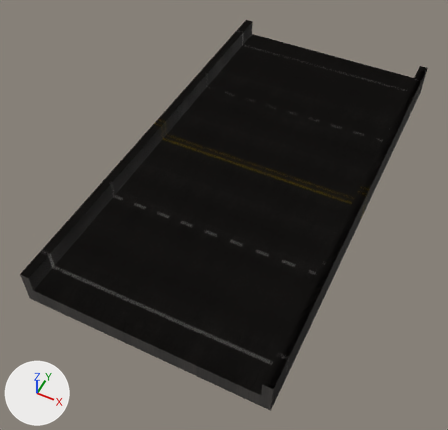
Before and after pictures for a commit that changed the FBX model Assets/Models/hwtrackbase.fbx.
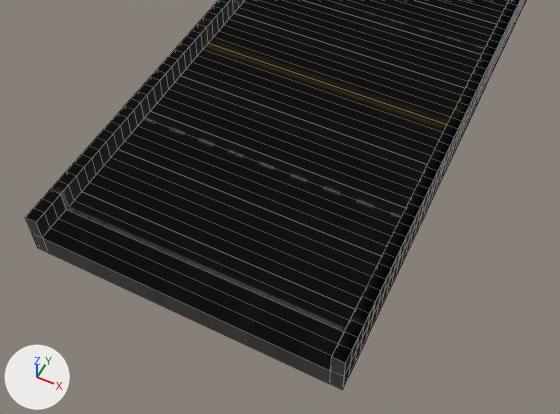
The first picture shows the older version from a camera (50 mm lens) standing at (1.98, -7.26, 4.94) and looking at (-0.14, -3.02, -0.36). The close-ups show both versions on the part from 0% to 99% of the width and 24% to 100% of the height of that picture; other places that the commit changed are outside them. Every picture has the same lights, and +X, +Y and +Z are marked at lower left. The close-ups show mesh edges as thin lines. Objects named as collision shapes, trigger or cutter boxes, shadow casters or lower levels of detail are left out.

Script lines for the objects in view, before the commit:
```python
me_cube_020 = bpy.data.meshes.new('Cube.020')
me_cube_020.from_pydata(...)  # 132 vertices, 130 faces; spans x -1.3..1.3, y -5.0..0.0, z -0.2..0.2
me_cube_020.materials.append(mat_road)  # picture img_fourlaneroadcracks01_1k_basecolor_png
me_cube_021 = bpy.data.meshes.new('Cube.021')
me_cube_021.from_pydata(...)  # 408 vertices, 400 faces; spans x -1.3..1.3, y -5.0..0.0, z -0.2..0.2
me_cube_021.materials.append(mat_road)  # picture img_fourlaneroadcracks01_1k_basecolor_png
ob_trackbaselod0 = bpy.data.objects.new('TrackBaseLOD0', me_cube_020)
ob_trackbaselod0.location = (0.0, 0.0, 0.0)
ob_tracksurfacecollision = bpy.data.objects.new('TrackSurfaceCollision', me_cube_021)
ob_tracksurfacecollision.location = (0.0, 0.0, 0.0)
```
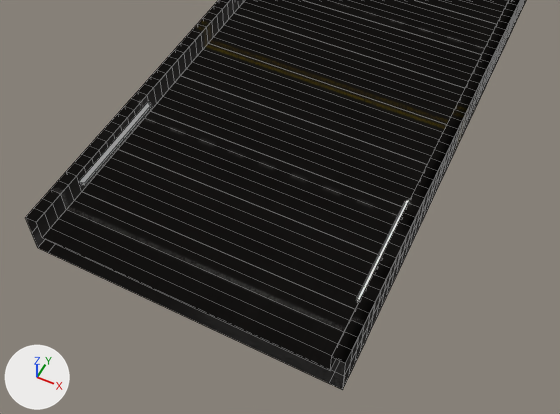
The change, as a list of edits to the scene's bpy script:
```text
Add mat_tracklight:
    mat_tracklight = principled_material('TrackLight')
    mat_tracklight.base_color = (0.8, 0.8, 0.8)  # white #e7e7e7
    mat_tracklight.roughness = 0.4
Change me_cube_020:
    used by ob_trackbaselod0; location = (0.0, 0.0, 0.0)
    remove me_cube_020.from_pydata(...)  # 132 vertices, 130 faces; spans x -1.3..1.3, y -5.0..0.0, z -0.2..0.2
    add me_cube_020.from_pydata(...)  # 148 vertices, 132 faces; spans x -1.3..1.3, y -5.0..0.0, z -0.2..0.2
    me_cube_020 part 1
    5 faces are deleted
    16 vertices are added at x -1.2..1.2, y -4.5..-3.5, z 0.07..0.12
    12 new faces join them, mat_tracklight (white #e7e7e7)
    add me_cube_020.materials.append(mat_tracklight)  # white #e7e7e7
```

Boxes [x1, y1, x2, y2] around the edits, measured in the close-ups (560 x 414 px):
'TrackBaseLOD0', reshaped: before [26, 0, 526, 390]; after [26, 0, 526, 388]
part 1 of me_cube_020, built on: before [26, 218, 346, 390]; after [79, 101, 409, 303]
